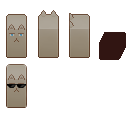
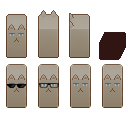
Layered file, before and after one edit (128x128). Changes by layer:
added layer "Glasses" above "ThugLifeSunGlasses" over [39, 83, 59, 88]
added layer "Layer 3 copy 2" above "Layer 3 copy" over [70, 64, 91, 108]
added layer "Layer 3 copy" above "Layer 3" over [102, 64, 123, 108]
added layer "Layer 3" above "Layer 1" over [38, 64, 59, 108]
